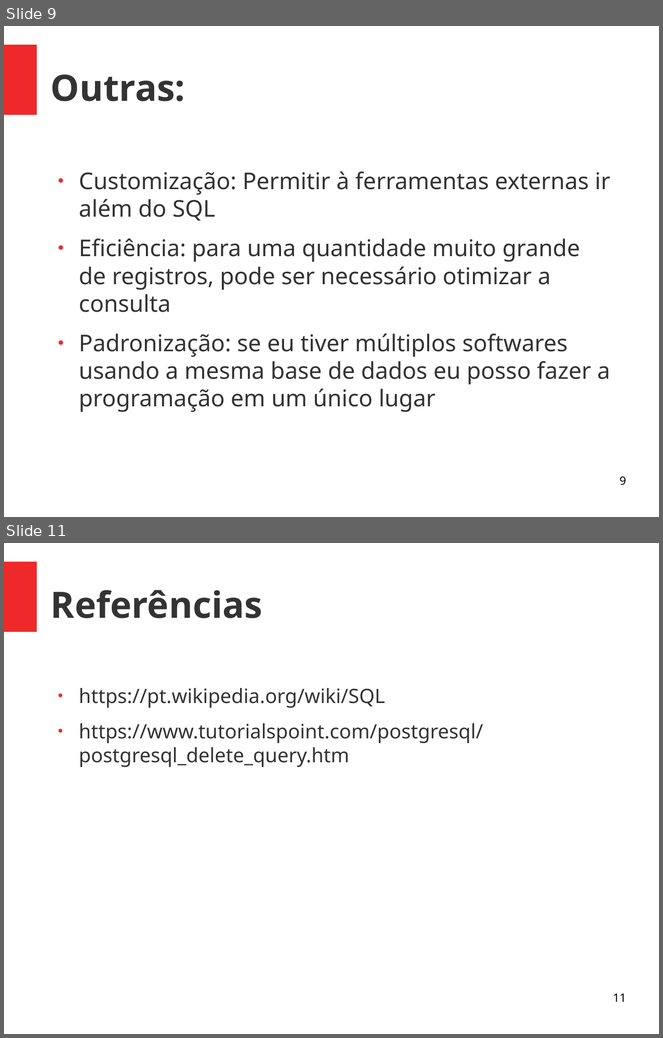
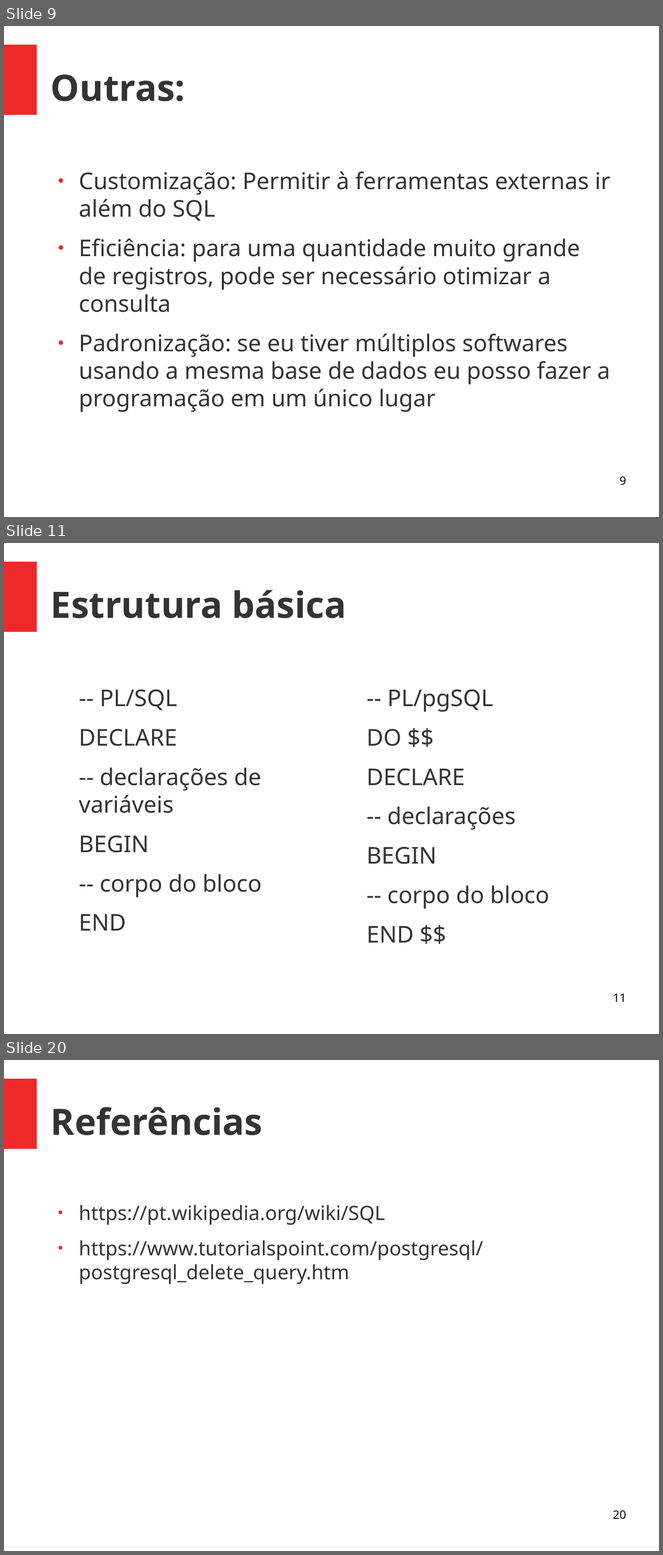
Before and after one commit to viniciusalveshax/aulas, a slide deck: banco-de-dados-2/04-pl_sql/bd2-04-plpgsql.odp. Shown one above the other, each under a label of ours: slides 9 and 11 before the commit, slides 9, 11 and 20 after it; the slides between them are not shown. The pictures are 663x1038 and 663x1555 pixels, drawn with LibreOffice and Linux fonts; fonts in the diff are those of the drawing. Boxes give left, top, right and bottom in pixels: in the first picture for what was removed or moved away, otherwise in the second. Text is boxed around its words. In the diff, an @@ line names an element or a change of style, - is before the commit and + after.

```diff
--- a/banco-de-dados-2/04-pl_sql/bd2-04-plpgsql.odp
+++ b/banco-de-dados-2/04-pl_sql/bd2-04-plpgsql.odp
@@ slide 11 added at box(4, 543, 659, 1034), background #FFFFFF; not listed: 1 template element that a slide beside it also shows @@
@@ title added at box(51, 590, 347, 618), 44 pt, text #333333, bold @@
+Estrutura básica
@@ text added at box(79, 689, 262, 931), 28 pt, text #333333 @@
+-- PL/SQL
+DECLARE
+-- declarações de variáveis
+BEGIN
+-- corpo do bloco
+END
@@ text added at box(366, 689, 549, 943), 28 pt, text #333333 @@
+-- PL/pgSQL
+DO $$
+DECLARE
+-- declarações
+BEGIN
+-- corpo do bloco
+END $$
@@ page number added at box(613, 994, 626, 1002), 14 pt, text #000000 @@
+11
@@ what was slide 11 is now slide 20 @@
@@ page number at box(613, 1511, 626, 1520): text changed @@
-11
+20
```
Also in this commit, not shown: 1 slide changed, 8 other slides added.
